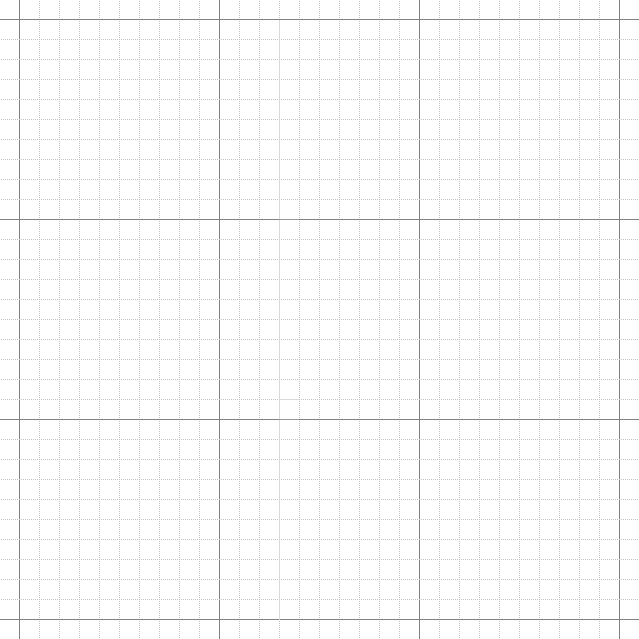
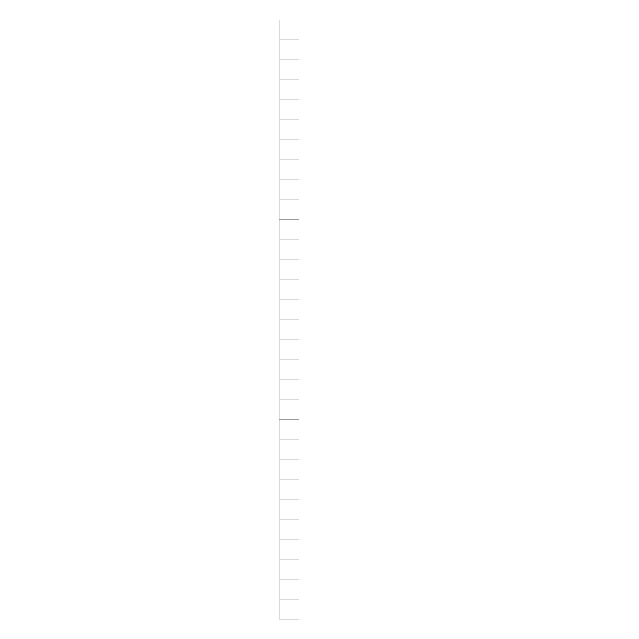
Revision of a layered 639×639 image; what changed, layer by layer:
renamed "Layer 2 copy 2" to "light", painted on it over 280, 39, 299, 620
hid "Background" over 0, 0, 639, 639
